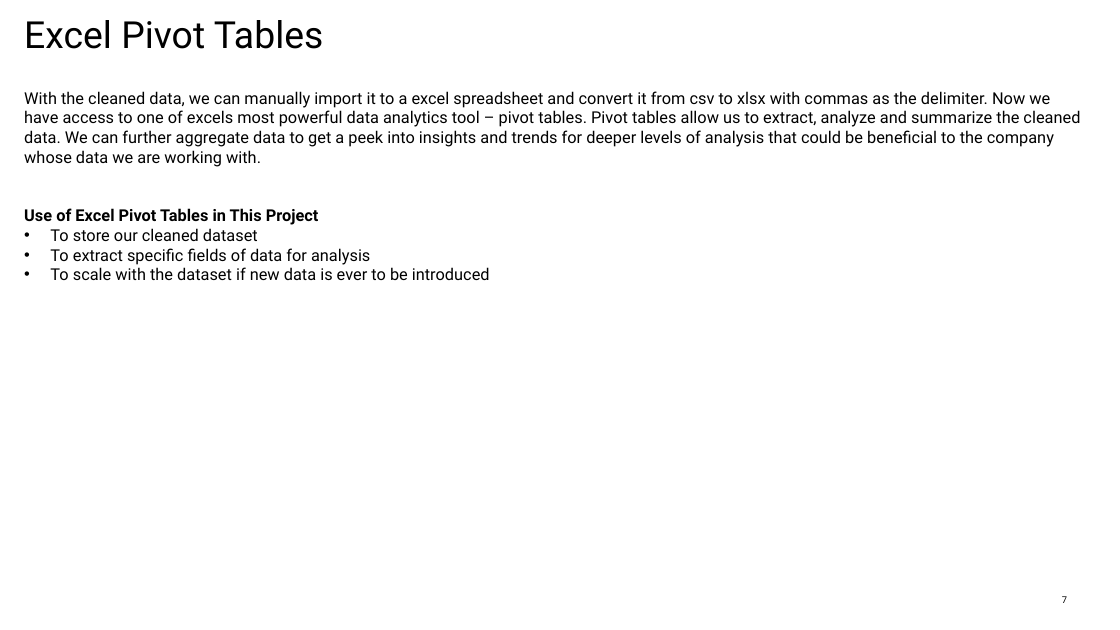
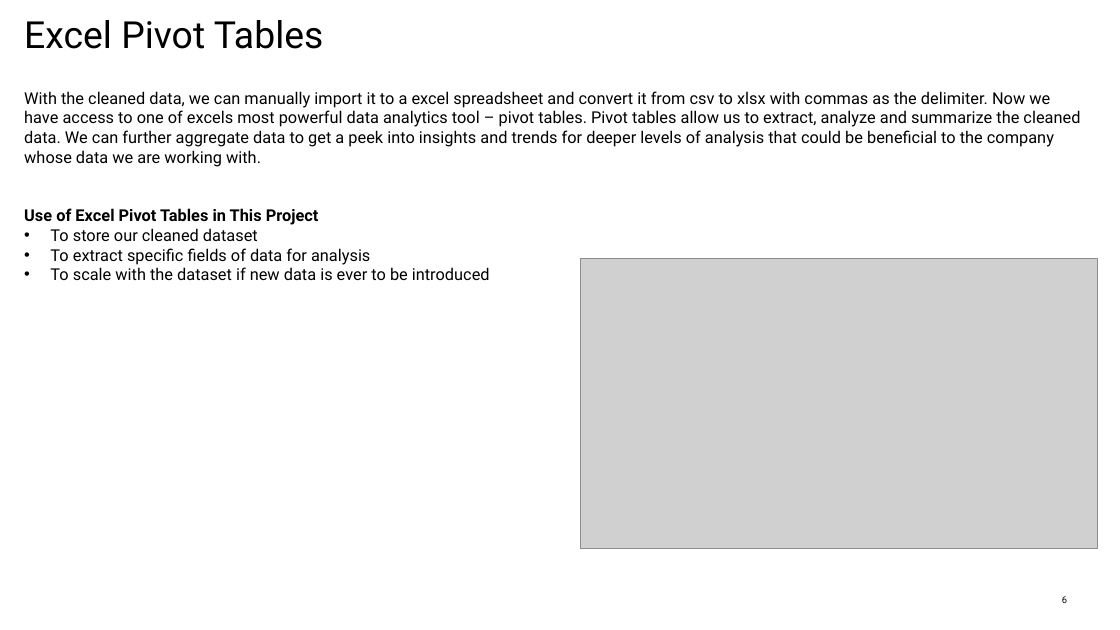
Before and after one commit to sc-grads/sc_TeolanGovender_2026, a slide deck: slide 6 of Sales Data Processing-Project-April2026/project/reports/DataCleaningandAnalysis_SambeConsulting.pptx (slide 7 before the commit). Drawn at 1120x630 pixels with LibreOffice and Linux fonts; fonts in the diff are those of the drawing; grey boxes stand for pictures; background and template pictures are left out. Boxes give left, top, right and bottom in pixels: in the first picture for what was removed or moved away, otherwise in the second. Text is boxed around its words. In the diff, an @@ line names an element or a change of style, - is before the commit and + after.

```diff
--- a/Sales Data Processing-Project-April2026/project/reports/DataCleaningandAnalysis_SambeConsulting.pptx
+++ b/Sales Data Processing-Project-April2026/project/reports/DataCleaningandAnalysis_SambeConsulting.pptx
@@ picture added at bbox=[581, 258, 1097, 549] @@
@@ page number at bbox=[1062, 596, 1067, 603]: text changed @@
-7
+6
```
Also in this commit, not shown: 7 other slides changed, 1 slide removed, 4 other files.
